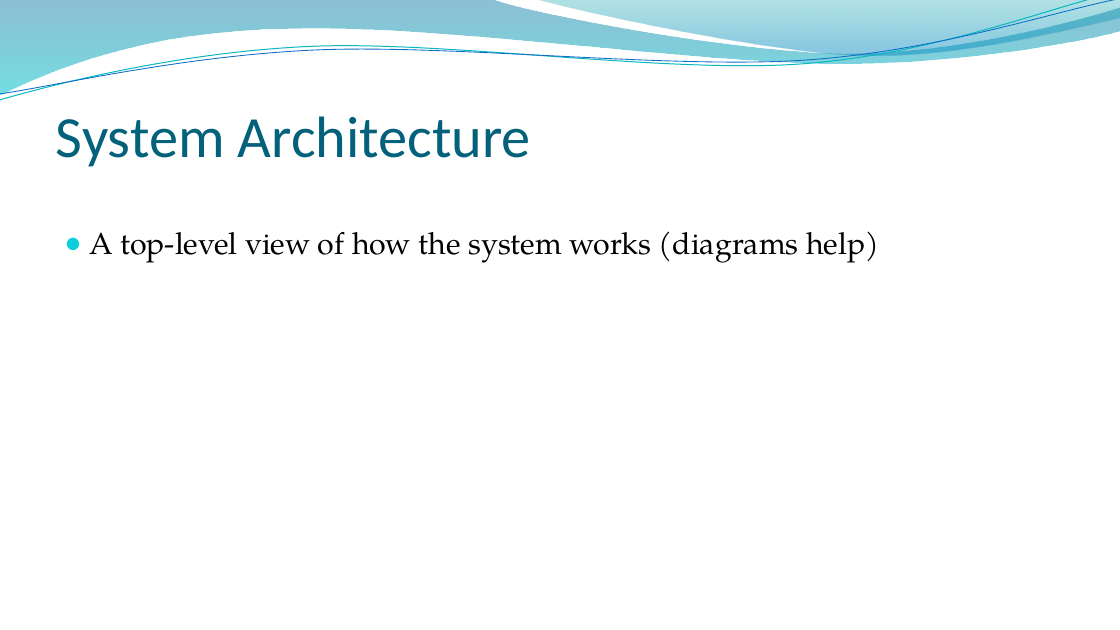
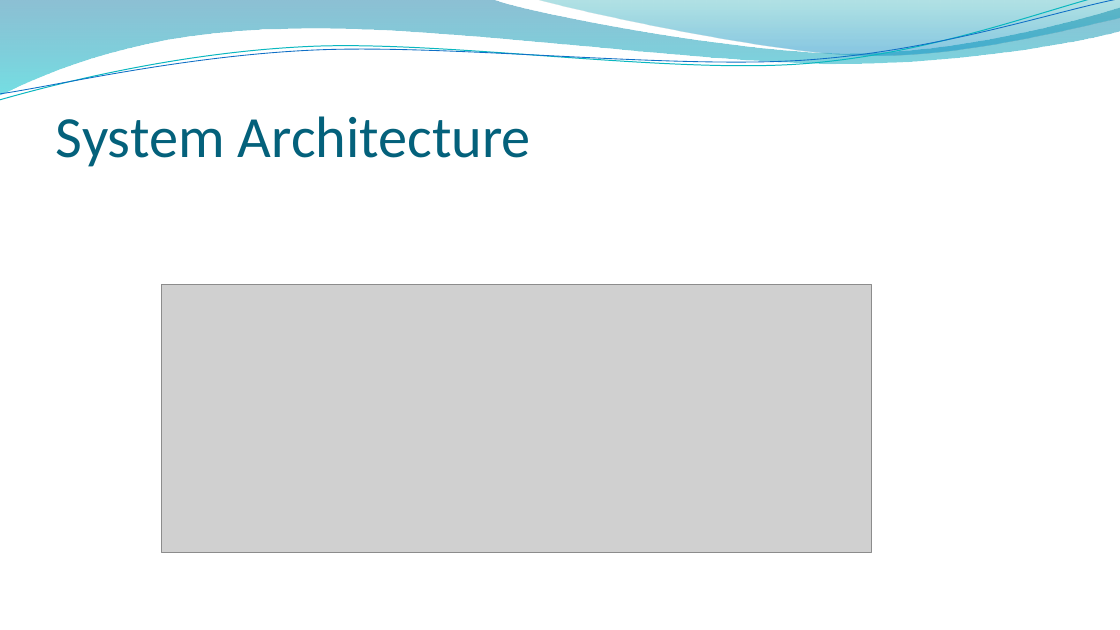
Before and after one commit to nz-Mark-Y/JavaGameProject, a slide deck: slide 3 of Group 01 Final Submission Presentation.pptx. Drawn at 1120x630 pixels with LibreOffice and Linux fonts; fonts in the diff are those of the drawing; grey boxes stand for pictures; background and template pictures are left out. Boxes give left, top, right and bottom in pixels: in the first picture for what was removed or moved away, otherwise in the second. Text is boxed around its words. In the diff, an @@ line names an element or a change of style, - is before the commit and + after.

```diff
--- a/Group 01 Final Submission Presentation.pptx
+++ b/Group 01 Final Submission Presentation.pptx
@@ text removed at (89,231,879,263) @@
-● A top-level view of how the system works (diagrams help)
@@ picture added at (162,285,872,552) @@
```
Also in this commit, not shown: 2 other slides changed.
